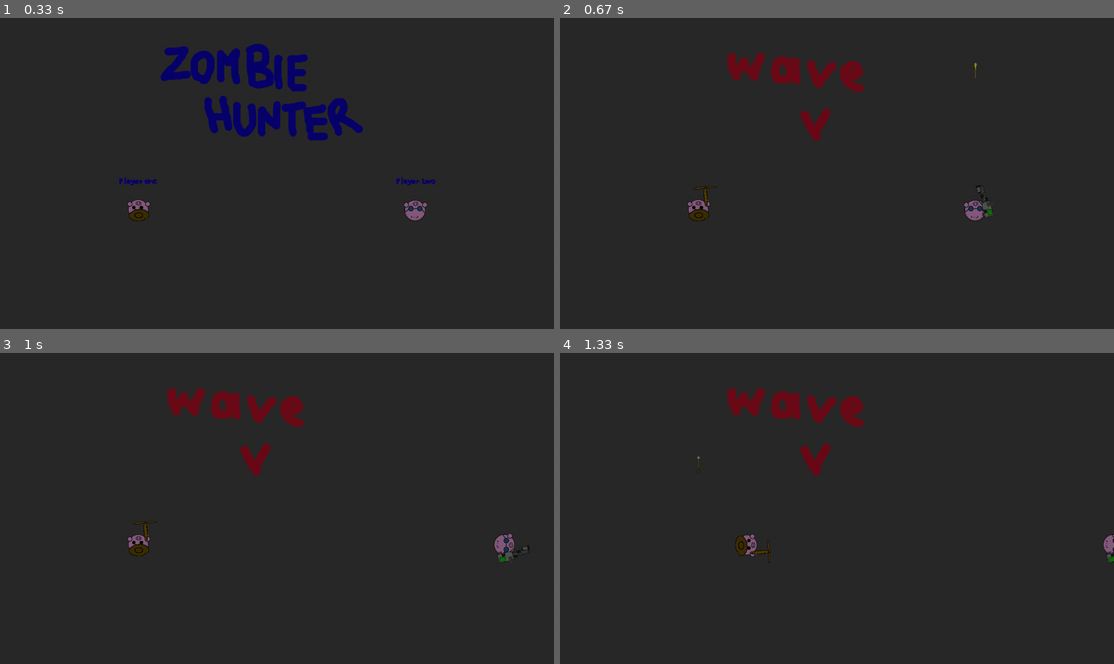
Above: before the commit, frames 1-4 (two rows, left to right).
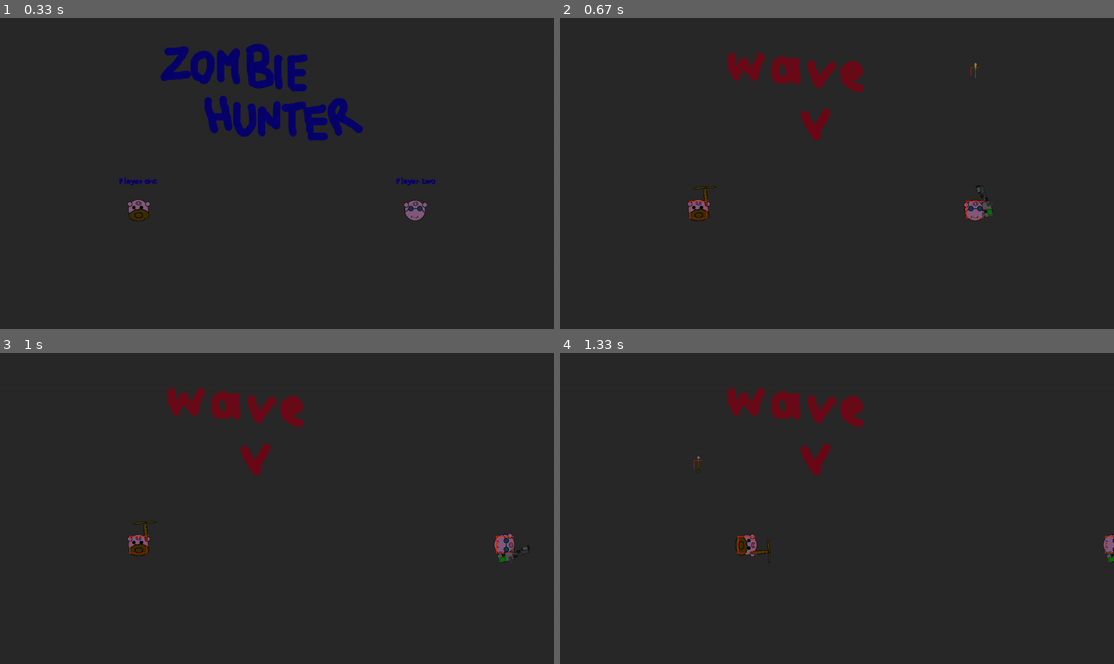
Above: after the commit, the same moments.

Repository: fbouquet42/zombiehunter
Game: pygame game, started from main.py
Two runs of this game, one before a commit and one after it. Both use one fixed random seed, a clock stepped at 60 frames per second and the inputs below.
Inputs:
- Up to frame 1 (0.33 s): no input
- Up to frame 2 (0.67 s): tap Space at 0.33 s
- Up to frame 3 (1 s): hold R from 0.67 s (still down); hold Right from 0.67 s (still down)
- Up to frame 4 (1.33 s): release R at 1.13 s; release Right at 1.13 s; hold Right from 1.17 s (still down); hold D from 1.17 s (still down); tap Space at 1.23 s

Frame 1 is identical in both runs. In frame 2, less than 0.1% of the frame differs, in the area x 23-77%, y 15-65%; in frame 3, less than 0.1%; in frame 4, less than 0.1%.

Commit message:
display position harpy

Diff:
--- a/events.py
+++ b/events.py
@@ -90,7 +90,7 @@
     zombies_wave = 0
     zombie_spawn = 45
     zombie = 0
-    cyclops_spawn = 650
+    cyclops_spawn = 490
     cyclops = randint(cyclops_spawn, cyclops_spawn * 2)
     while zombies_wave < 41:
         if not zombie:
@@ -124,8 +124,7 @@
     zombie = 0
     cyclops_spawn = 595
     cyclops = randint(cyclops_spawn, cyclops_spawn * 2)
-    #jack_lantern_spawn = 420
-    jack_lantern_spawn = 390
+    jack_lantern_spawn = 360
     jacks_wave = 0
     jack_lantern = randint(jack_lantern_spawn, jack_lantern_spawn * 2)
     while jacks_wave < 9:
@@ -164,9 +163,9 @@
     boss = env.spawn_boss()
     zombie_spawn = 120
     zombie = 0
-    cyclops_spawn = 870
-    cyclops = randint(cyclops_spawn, cyclops_spawn * 2)
-    jack_lantern_spawn = 740
+    cyclops_spawn = 740
+    cyclops = randint(cyclops_spawn, cyclops_spawn * 2)
+    jack_lantern_spawn = 870
     jack_lantern = randint(jack_lantern_spawn, jack_lantern_spawn * 2)
     while boss.lives:
         if not zombie:
@@ -204,9 +203,9 @@
     necromancers_wave = 0
     zombie_spawn = 130
     zombie = 0
-    cyclops_spawn = 605
-    cyclops = randint(cyclops_spawn, cyclops_spawn * 2)
-    jack_lantern_spawn = 430
+    cyclops_spawn = 560
+    cyclops = randint(cyclops_spawn, cyclops_spawn * 2)
+    jack_lantern_spawn = 545
     jack_lantern = randint(jack_lantern_spawn, jack_lantern_spawn * 2)
     necromancer_spawn = 790
     necromancer = randint(necromancer_spawn, necromancer_spawn * 2)
@@ -248,14 +247,15 @@
 
     harpys_wave = 0
     zombie_spawn = 130
-    zombie = 0
-    cyclops_spawn = 565
-    cyclops = randint(cyclops_spawn, cyclops_spawn * 2)
-    jack_lantern_spawn = 445
-    jack_lantern = randint(jack_lantern_spawn, jack_lantern_spawn * 2)
-    necromancer_spawn = 880
+    #zombie : 130 (1-4), harpy: 485 cyclop: 525 jack_lantern: 575 necromancer: 1600
+    #and then we can add a bit each wave
+    zombie = 0
+    cyclops_spawn = 485
+    cyclops = randint(cyclops_spawn, cyclops_spawn * 2)
+    jack_lantern_spawn = 575
+    jack_lantern = randint(jack_lantern_spawn, jack_lantern_spawn * 2)
+    necromancer_spawn = 1600
     necromancer = randint(necromancer_spawn, necromancer_spawn * 2)
-    #harpy_spawn = 500
     harpy_spawn = 330
     harpy = randint(harpy_spawn, harpy_spawn * 2)
     while harpys_wave < 11:
--- a/main.py
+++ b/main.py
@@ -9,7 +9,7 @@
 
 #initialization
 pygame.init()
-env = Env(width=1366, height=768, img_src='img/', player_dimensions=180, debug=False)
+env = Env(width=1366, height=768, img_src='img/', player_dimensions=180, debug=True)
 
 env.GameManager = pygame.display.set_mode((env.width,env.height))
 pygame.display.set_caption('Zombie Hunters')
--- a/monsters.py
+++ b/monsters.py
@@ -5,10 +5,6 @@
 import time
 import numpy as np
 randint = lambda mini, maxi: np.random.randint(mini, maxi)
-
-#TODO
-#Change Hitbox harpy && change dimensions (for tools) otherwise they dash and they are decaled
-#Weapons: Blue when full
 
 #Monster idea
 #dark_knight (??) -- garou (24 lives) -- spider -- octopus -- rat king -- dog (dammage zone) -- bird -- millipede -- virus -- shadow
@@ -271,7 +267,7 @@
             img = self.img_injured[self.direction]
         else:
             img = self.img[self.direction]
-        tools.display(env, img, self.x, self.y, fitting)
+        tools.display(env, img, self.x, self.y, fitting - (self.list_dimensions[8] - self.dimensions) // 2)
         if env.debug and self.lives:
             pygame.draw.line(env.GameManager, (255, 0, 0), (self.target.x + self.target.half, self.target.y + self.target.half), (self.x + self.half, self.y + self.half))
             tools.display(env, self.hitbox.img, self.hitbox.x, self.hitbox.y)
@@ -401,8 +397,6 @@
     def update(self):
         if self.injured:
             self.injured -= 1
-        if not self.lives and self.degeneration:
-            self.degeneration -= 1
 
 class Ghost(Zombie):
     name = "ghost"
